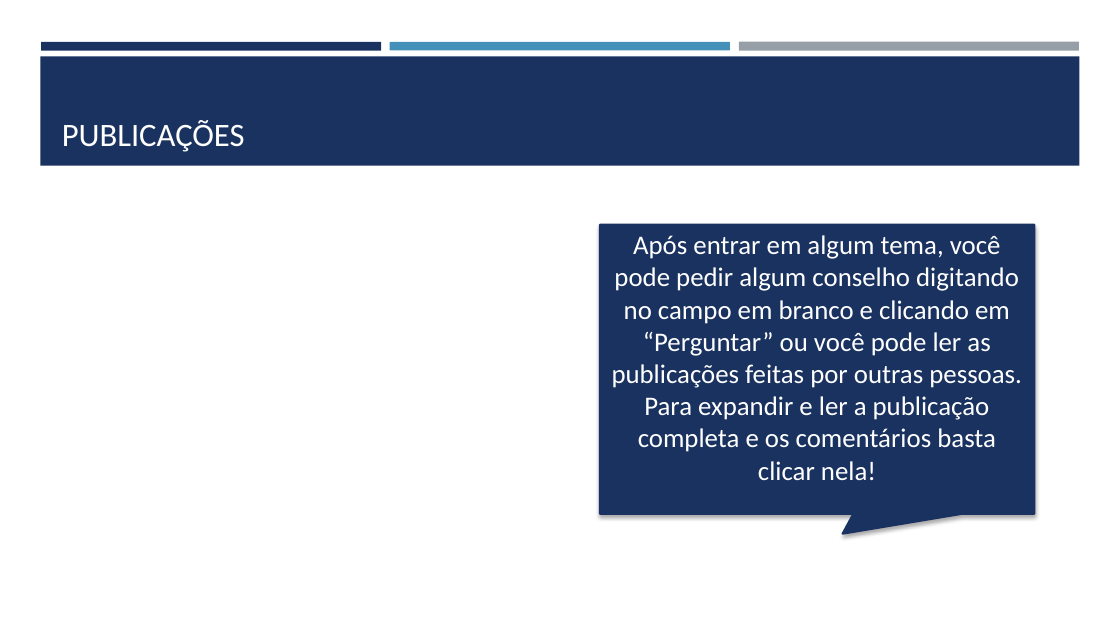
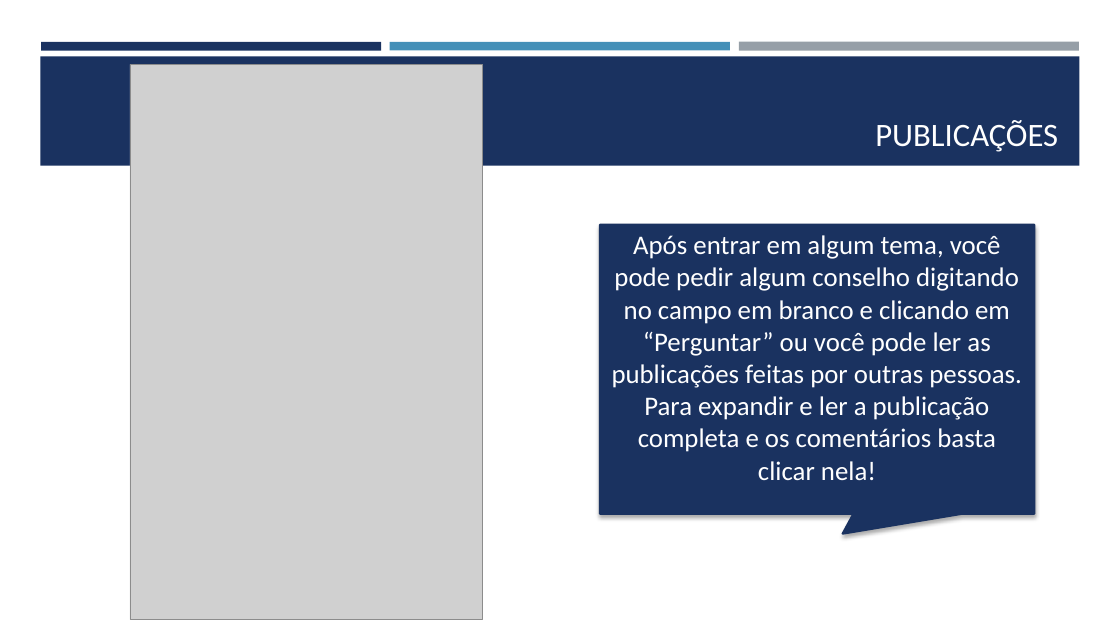
Before and after one commit to jupessoa/Projeto-2, a slide deck: slide 5 of Manual/Manual.pptx. Drawn at 1120x630 pixels with LibreOffice and Linux fonts; fonts in the diff are those of the drawing; grey boxes stand for pictures. Boxes give left, top, right and bottom in pixels: in the first picture for what was removed or moved away, otherwise in the second. Text is boxed around its words. In the diff, an @@ line names an element or a change of style, - is before the commit and + after.

```diff
--- a/Manual/Manual.pptx
+++ b/Manual/Manual.pptx
@@ title "PUBLICAÇÕES" at [875, 120, 1058, 152]: alignment left to right @@
@@ picture added at [130, 65, 483, 620] @@
```
Also in this commit, not shown: 2 other slides changed, 4 other files.
